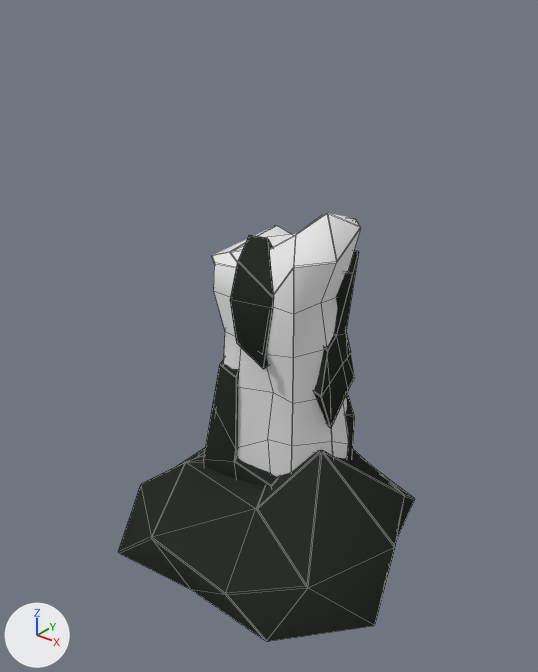
Renders of the Blender file Assets/Models/RoomObjects/Mineral/Hydrogen.blend from each side of a commit.
One viewpoint serves both versions: a 50 mm lens placed at (0.749, -0.979, 0.929), pointed at (-0.011, -0.03, 0.341). The axes (+X, +Y, +Z) are drawn at lower left. The lights are the same throughout. Mesh edges are drawn as thin lines.

In view in the first picture: 'Catalyst.001', 'Hydrogen'.
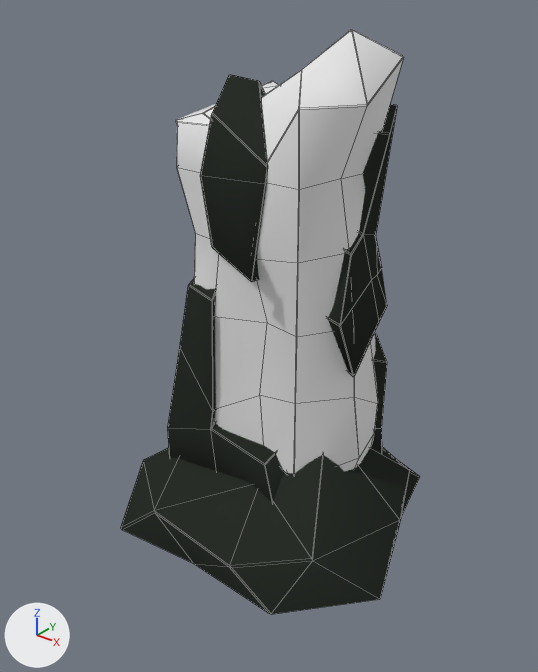
Where the change shows, as pixel boxes [x1, y1, x2, y2] in the pictures (538 x 672 px):
'Hydrogen', moved, turned
    before: [203, 213, 361, 488]
    after: [167, 29, 404, 502]
'Catalyst.001', reshaped, moved, turned
    before: [118, 448, 415, 642]
    after: [121, 446, 420, 614]

Edits to the bpy script that builds the scene:
```text
Change me_plane_004:
    where me_plane_004.from_pydata(...)  # 187 vertices, 141 faces; spans x -0.234..0.208, y -0.169..0.199, z -0.066..0.863
    used by ob_hydrogen; location = (0.0, 0.0, 0.0); scale = (0.671, 0.671, 0.671)
    me_plane_004 part 1: the whole mesh is turned -90 degrees about the x axis through its middle and scaled by 1.4, then moved by (-0.023, 0.603, -0.42)
Change me_circle_012:
    used by ob_catalyst_001; location = (0.0, 0.0, 0.0); scale = (1.24, 1.24, 0.701)
    remove me_circle_012.from_pydata(...)  # 26 vertices, 40 faces; spans x -0.241..0.241, y -0.232..0.232, z -0.124..0.22
    add me_circle_012.from_pydata(...)  # 26 vertices, 40 faces; spans x -0.249..0.234, y -0.034..0.16, z -0.43..0.393
    me_circle_012 part 2: 26 of 26 vertices moved; they spanned x -0.241..0.241, y -0.232..0.232, z -0.124..0.22 and now span x -0.249..0.234, y -0.034..0.16, z -0.43..0.393; mean shift (-0.008, 0.048, 0.044); largest move (-0.149, -0.227, -0.124) -> (-0.157, -0.034, 0.386)
Change ob_hydrogen:
    ob_hydrogen.location: (0.0, 0.0, 0.0) -> (0.009, -0.001, 0.007)
    ob_hydrogen.rotation_euler: (0.0, 0.0, 0.0) -> (1.571, 0.0, 0.0)  # degrees (0, 0, 0) -> degrees (90, 0, 0)
Change ob_catalyst_001:
    ob_catalyst_001.location: (0.0, 0.0, 0.0) -> (0.009, -0.001, 0.007)
    ob_catalyst_001.rotation_euler: (0.0, 0.0, 0.0) -> (1.571, 0.0, 0.0)  # degrees (0, 0, 0) -> degrees (90, 0, 0)
```
